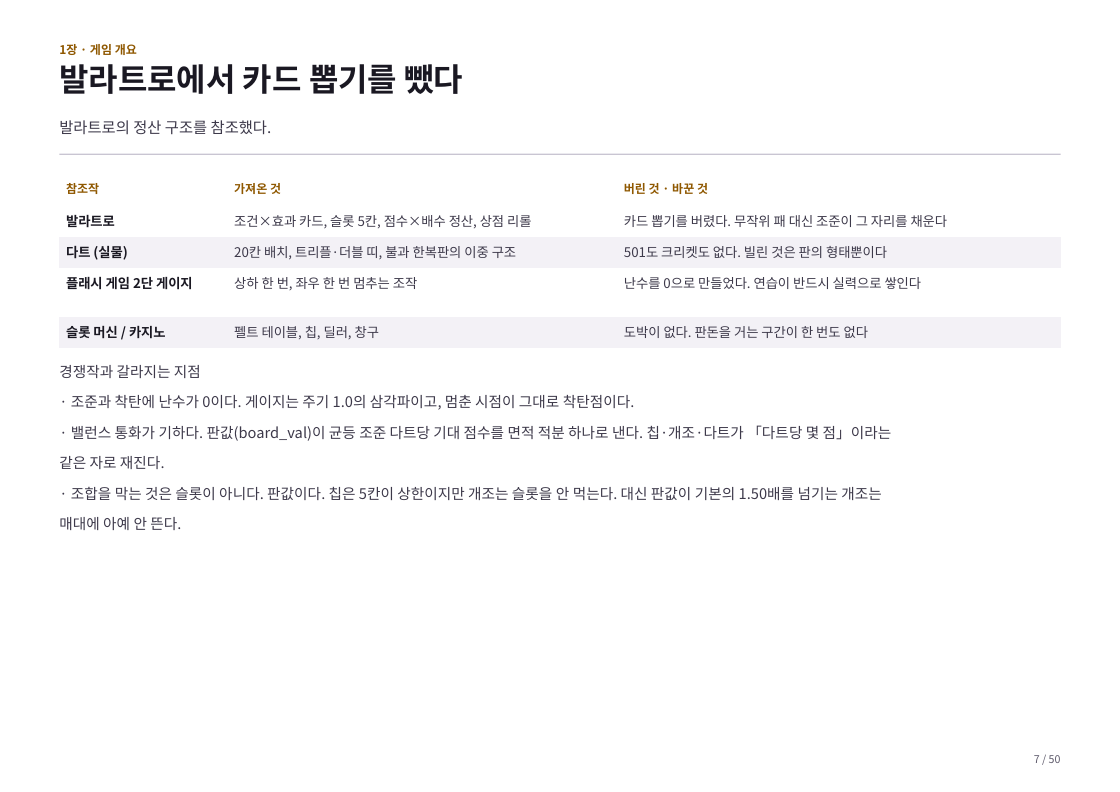
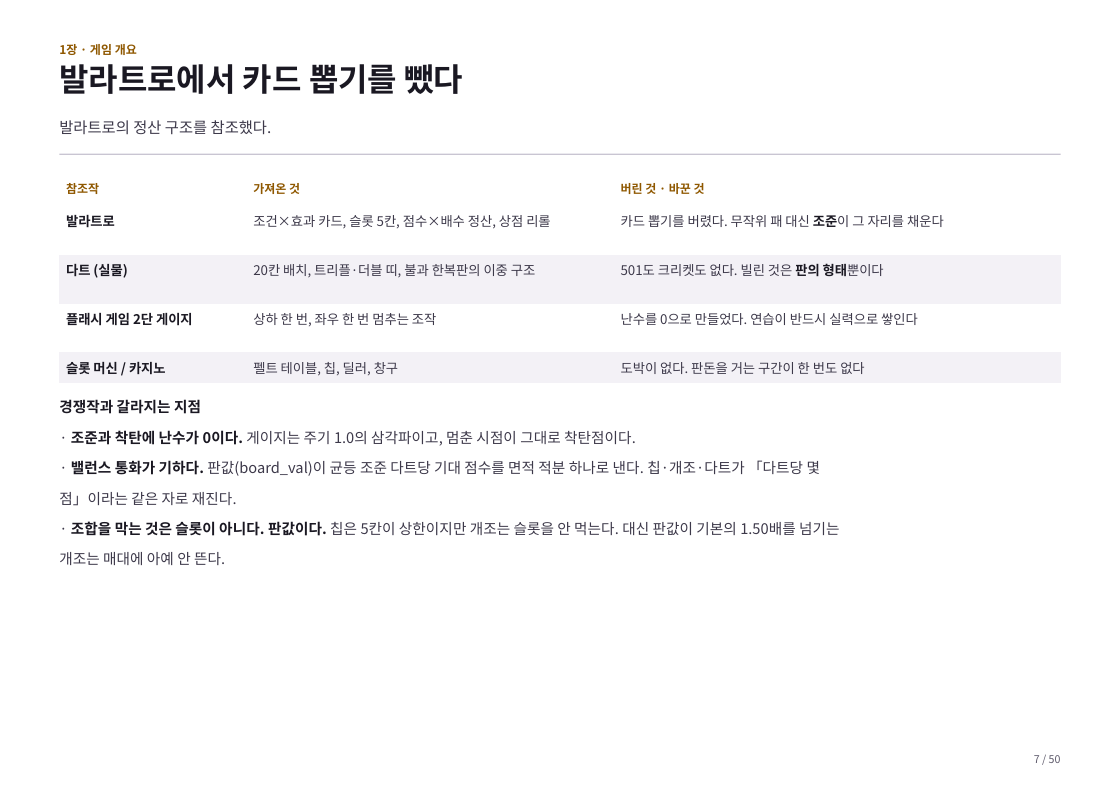
Before and after one commit to GGbong69/test-03, a slide deck: slide 7 of docs/기획서.pptx. Drawn at 1120x792 pixels with LibreOffice and Linux fonts; fonts in the diff are those of the drawing. Boxes give left, top, right and bottom in pixels: in the first picture for what was removed or moved away, otherwise in the second. Text is boxed around its words. In the diff, an @@ line names an element or a change of style, - is before the commit and + after.

```diff
--- a/docs/기획서.pptx
+++ b/docs/기획서.pptx
@@ table at <box>59,174,1060,383</box> @@
@@ text colour #3D394A to #1A1822, bold on in "조준이", "판의 형태뿐이다" @@
@@ text at <box>59,399,636,446</box>: text colour #3D394A to #1A1822, bold on in "경쟁작과 갈라지는 지점", "조준과 착탄에 난수가 0이다." @@
@@ text "경쟁작과 갈라지는 지점": place and size @@
-text "경쟁작과 갈라지는 지점" at <box>59,365,892,530</box>
+text "경쟁작과 갈라지는 지점" at <box>59,399,839,565</box>
@@ text at <box>59,460,839,565</box>: spaces changed @@
-· 밸런스 통화가 기하다. 판값(board_val)이 균등 조준 다트당 기대 점수를 면적 적분 하나로 낸다. 칩·개조·다트가 「다트당 몇 점」이라는
-같은 자로 재진다.
-· 조합을 막는 것은 슬롯이 아니다. 판값이다. 칩은 5칸이 상한이지만 개조는 슬롯을 안 먹는다. 대신 판값이 기본의 1.50배를 넘기는 개조는
-매대에 아예 안 뜬다.
+· 밸런스 통화가 기하다. 판값(board_val)이 균등 조준 다트당 기대 점수를 면적 적분 하나로 낸다. 칩·개조·다트가 「다트당 몇
+점」이라는 같은 자로 재진다.
+· 조합을 막는 것은 슬롯이 아니다. 판값이다. 칩은 5칸이 상한이지만 개조는 슬롯을 안 먹는다. 대신 판값이 기본의 1.50배를 넘기는
+개조는 매대에 아예 안 뜬다.
```
Also in this commit, not shown: 45 other slides changed, 2 other files.
